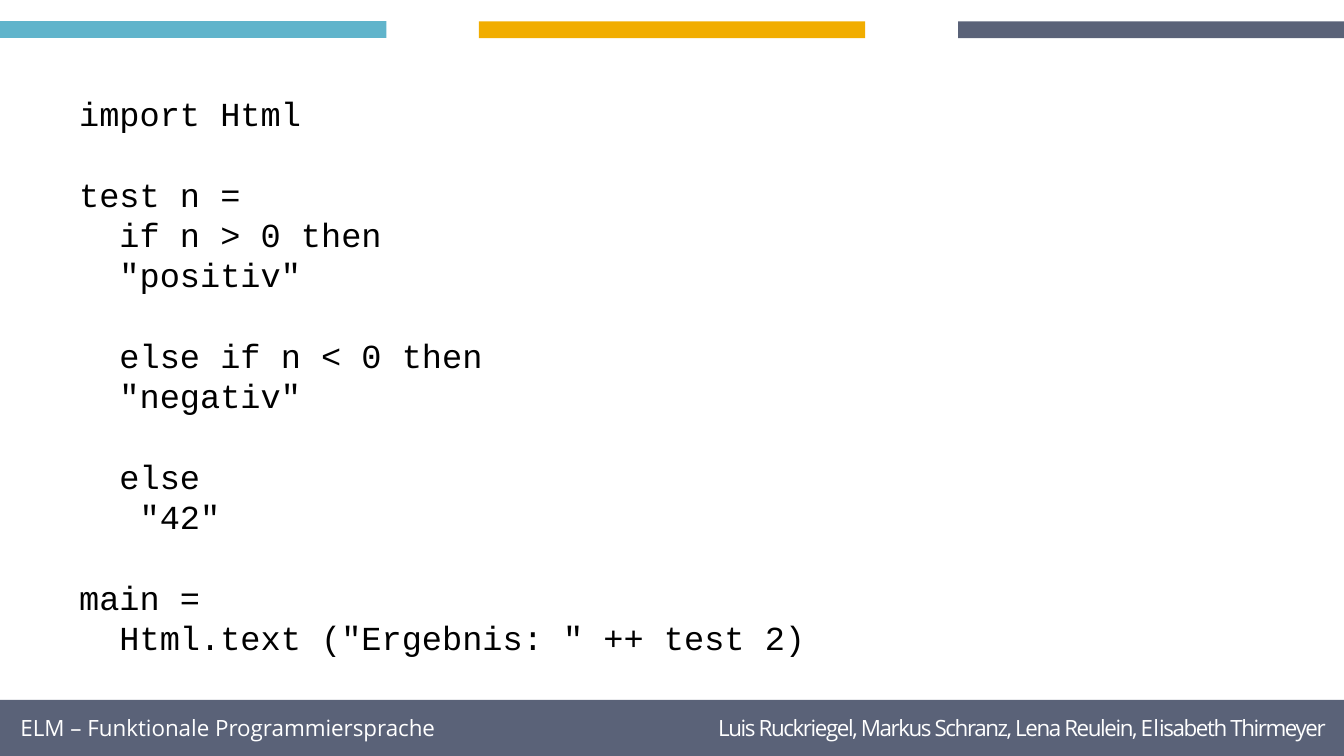
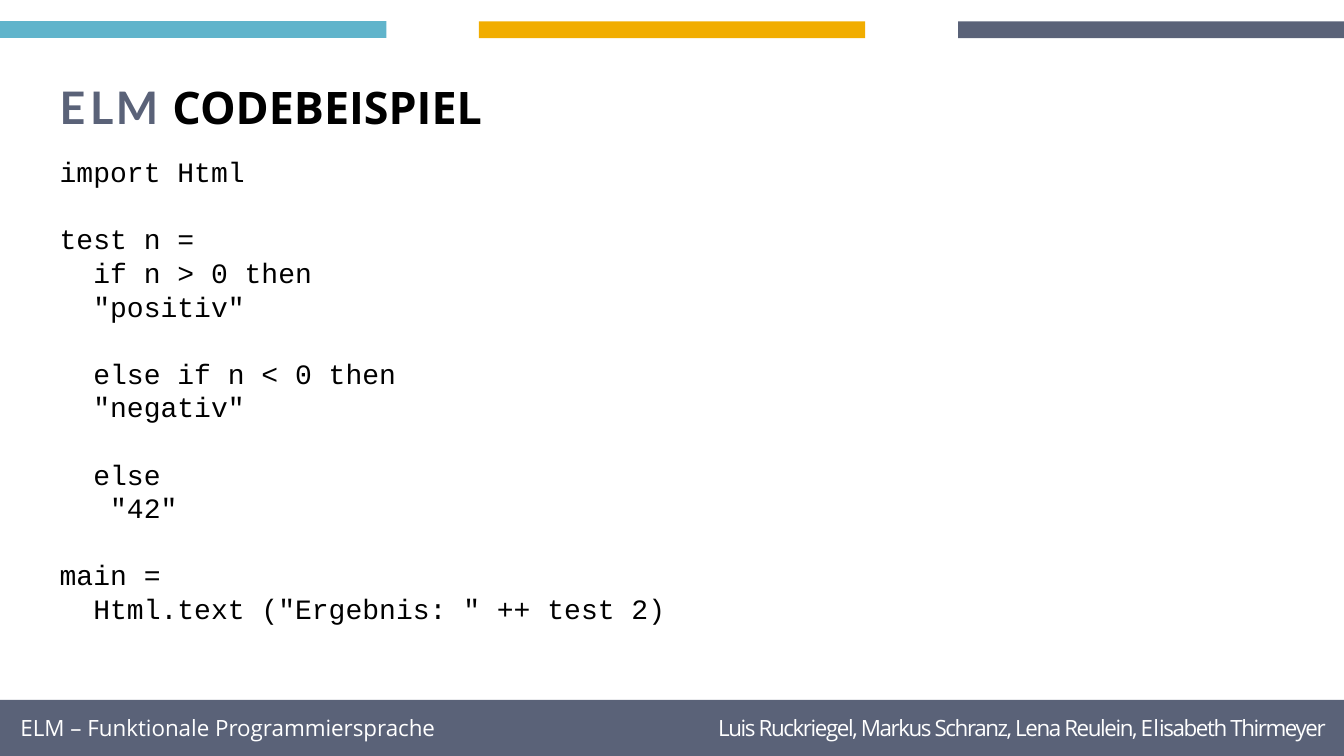
Before and after one commit to maadc/STA_Gruppe1, a slide deck: slide 11 of ORGINAL.pptx. Drawn at 1344x756 pixels with LibreOffice and Linux fonts; fonts in the diff are those of the drawing; background and template pictures are left out. Boxes give left, top, right and bottom in pixels: in the first picture for what was removed or moved away, otherwise in the second. Text is boxed around its words. In the diff, an @@ line names an element or a change of style, - is before the commit and + after.

```diff
--- a/ORGINAL.pptx
+++ b/ORGINAL.pptx
@@ text added at (81, 76, 130, 140), 32 pt, text #5A6278, bold @@
+L
@@ text added at (106, 76, 155, 140), 32 pt, text #5A6278, bold @@
+M
@@ text added at (60, 91, 86, 124), 32 pt, text #5A6278, bold @@
+E
@@ text added at (172, 91, 482, 125), 32 pt, text #000000, bold @@
+CODEBEISPIEL
@@ text "import Html": place and size @@
-text "import Html" at (79, 102, 805, 657)
+text "import Html" at (60, 162, 665, 625)
@@ text "import Html" at (60, 162, 665, 625): size 24 to 20 pt @@
```
Also in this commit, not shown: 6 other slides changed.
